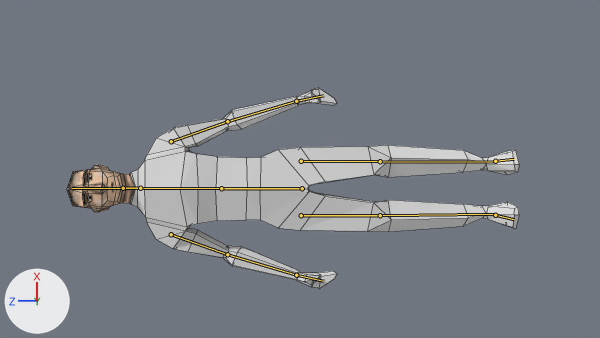
One commit to the Blender file GameResources/Meshes/Characters/Militia_Idle.blend: the scene before it, then after it.
Before and after are seen from the file's camera 'Camera'. Every picture has the same lights, and +X, +Y and +Z are marked at lower left. The bones that bend it are drawn over the model as lines. Mesh edges are drawn as thin lines.

The first picture shows 'PoliceOfficer'.
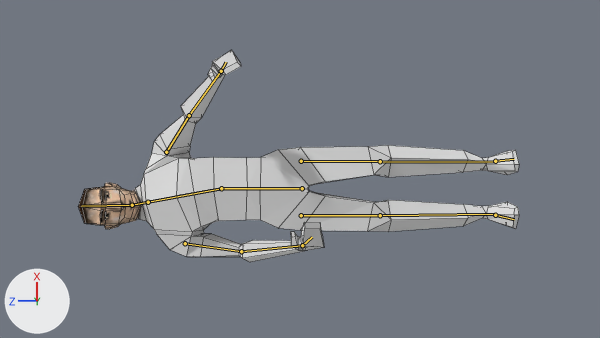
The newer file adds an action. The first version stands in its rest pose; the second is drawn at frame 3 of the action 'Armature.002|Armature|Shooting'.

What differs and where, as boxes [x1, y1, x2, y2] in the pictures (600 x 338 px):
'PoliceOfficer', posed
    before: [67, 88, 519, 289]
    after: [78, 50, 519, 262]
bone 'Chest', root to tip
    before: (221, 188) to (140, 188)
    after: (221, 188) to (148, 202)
bone 'Head', root to tip
    before: (123, 188) to (72, 188)
    after: (132, 205) to (81, 206)
bone 'UpperArm.L', root to tip
    before: (171, 141) to (227, 121)
    after: (166, 152) to (189, 115)
bone 'LowerArm.L', root to tip
    before: (227, 121) to (296, 101)
    after: (189, 115) to (221, 71)
bone 'Hand.L', root to tip
    before: (296, 101) to (323, 95)
    after: (221, 71) to (226, 62)
bone 'UpperArm.R', root to tip
    before: (171, 234) to (227, 254)
    after: (185, 243) to (241, 251)
bone 'LowerArm.R', root to tip
    before: (227, 254) to (296, 275)
    after: (241, 251) to (302, 245)
bone 'Hand.R', root to tip
    before: (296, 275) to (323, 281)
    after: (302, 245) to (312, 237)

What the commit changed:
Bone 'Chest' (bone_chest) turns from (0, 0, 0) to (-12, 2, 10) degrees about its own x, y and z.
Bone 'Head' (bone_head) turns from (0, 0, 0) to (16, 0, 0) degrees about its own x, y and z.
Bone 'UpperArm.L' (bone_upperarm_l) moves from (0.0, 0.0, 0.0) to (0.009, -0.012, -0.008).
Bone 'UpperArm.L' (bone_upperarm_l) turns from (0, 0, 0) to (-31, -16, -18) degrees about its own x, y and z.
Bone 'LowerArm.L' (bone_lowerarm_l) turns from (0, 0, 0) to (3, -1, 2) degrees about its own x, y and z.
Bone 'Hand.L' (bone_hand_l) turns from (0, 0, 0) to (-26, 15, -2) degrees about its own x, y and z.
Bone 'UpperArm.R' (bone_upperarm_r) moves from (0.0, 0.0, 0.0) to (-0.002, 0.004, 0.016).
Bone 'UpperArm.R' (bone_upperarm_r) turns from (0, 0, 0) to (-5, 1, -1) degrees about its own x, y and z.
Bone 'LowerArm.R' (bone_lowerarm_r) turns from (0, 0, 0) to (-17, -11, -4) degrees about its own x, y and z.
Bone 'Hand.R' (bone_hand_r) turns from (0, 0, 0) to (-38, -1, 2) degrees about its own x, y and z.
